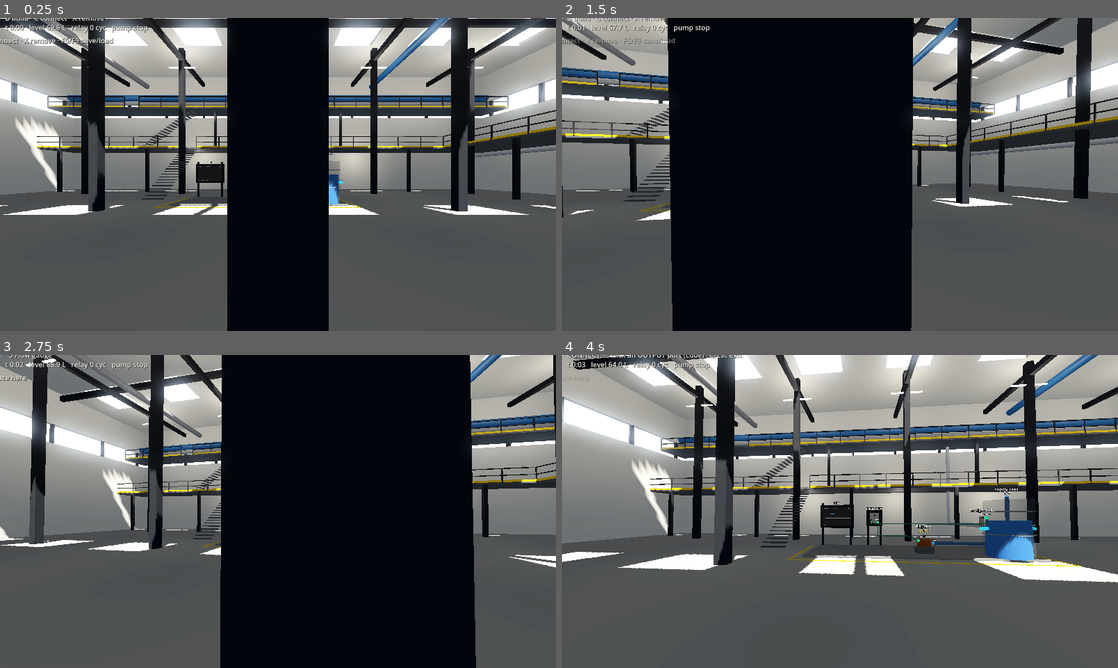
Above: before the commit, frames 1-4 (two rows, left to right).
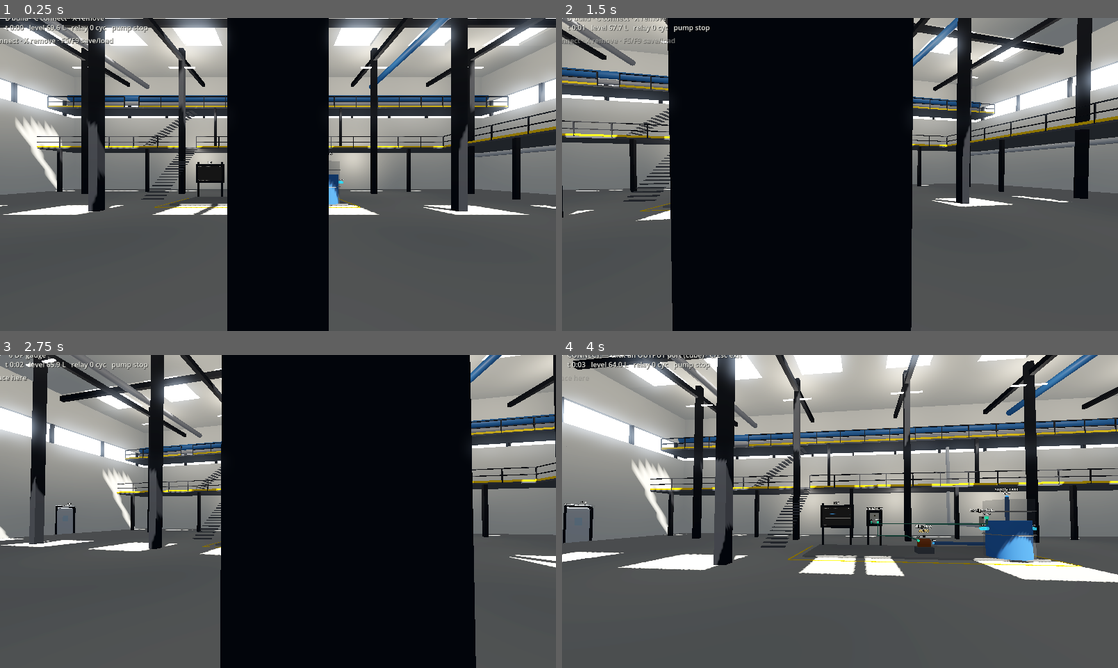
Above: after the commit, the same moments.

Repository: whharris917/flowstate
Game: Godot game, scene res://world/main.tscn
The game is run twice, just before and just after one commit, with the same random seed, the same clock (stepped at 60 frames per second) and the same inputs. Sound files missing from this copy of the repository are replaced by a short silence.
Inputs (mouse positions are in pixels of both pictures, inside the frame that each line leads up to):
- Up to frame 1 (0.25 s): no input
- Up to frame 2 (1.5 s): tap Enter at 0.5 s; move the mouse to (834, 180) at 0.52 s; hold E (interact) 0.53-1.28 s; hold W (move_forward) from 0.53 s (still down); click (834, 180) at 0.8 s; tap Space at 1.25 s; move the mouse to (878, 177) at 1.27 s; click (878, 177) at 1.35 s
- Up to frame 3 (2.75 s): keep holding W (move_forward); tap E (interact) at 1.55 s; tap Enter at 2 s; move the mouse to (233, 508) at 2.02 s; hold B (build_mode) from 2.03 s (still down); click (233, 508) at 2.3 s
- Up to frame 4 (4 s): tap Space at 2.75 s; move the mouse to (845, 511) at 2.77 s; release W (move_forward) at 2.78 s; release B (build_mode) at 2.78 s; hold A (move_left) 2.78-3.53 s; tap C (connect_mode) at 2.85 s; tap E (interact) at 3.05 s; move the mouse to (817, 505) at 3.52 s; hold W (move_forward) from 3.53 s (still down); hold X (delete_item) from 3.53 s (still down); click (817, 505) at 3.8 s

The runs differ from the first frame. In frame 1, less than 0.1% of the frame differs, in the area x 13-86%, y 28-29%; in frame 2, less than 0.1%; in frame 3, 0.3%, in the area x 1-100%, y 0-58%; in frame 4, 0.3%.

Commit message:
Aseptic suite: airlock cascade, gowning room, isolator with glove ports
New annex west of the hall: hall door -> airlock 1 -> gowning room
(bench, locker) -> airlock 2 -> aseptic core with an isolator (glass
chamber on a stand, two glove ports, scaled RTP hatch). Sliding doors
with portholes animate and block passage when closed.

The suite is honest, not decorative: a new PROCESS_PRESSURE layer and
an AirCascade kernel component (Python + GDScript) model per-room
gauge pressure from constant HVAC supply and door leakage — a little
through a closed door, a lot through an open one. Semi-implicit
integration keeps the stiff open-door case stable at 20 Hz. Three
wall-tapped DP gauges (new dp_pa gauge kind, Magnehelic-style) read
the real differentials: open both doors of an airlock and watch the
step collapse, close them and watch it recover. Door states and
pressures persist through save/load; pressures are historian tags.

DP gauge added to the build catalog (key 6). 41 Python tests including
cascade physics; the headless exercise verifies cascade ordering, DP
gauge agreement, and airlock collapse.

Co-Authored-By: Claude Fable 5 <noreply@anthropic.com>

Diff:
--- /dev/null
+++ b/game/components/aseptic_suite.gd
@@ -0,0 +1,189 @@
+class_name AsepticSuite
+extends Node3D
+## The aseptic annex west of the hall: airlock 1 -> gowning room ->
+## airlock 2 -> aseptic core, with an isolator (glove ports, RTP
+## hatch) in the core. Geometry is placeholder boxes; the truth is the
+## SimAirCascade record whose door states these views set and whose
+## room pressures the DP gauges read.
+##
+## All coordinates are world-space (the suite node sits at the world
+## origin). The hall's west wall has a matching cut at HALL_DOOR_Z0/Z1.
+
+const H := 3.2
+const T := 0.15
+const HALL_X := -22.0
+const HALL_DOOR_Z0 := -5.75
+const HALL_DOOR_Z1 := -4.25
+const HALL_DOOR_H := 2.5
+
+const COL_WALL := Color(0.92, 0.92, 0.90)
+const COL_FLOOR := Color(0.75, 0.76, 0.74)
+const COL_STEEL := Color(0.16, 0.17, 0.19)
+const COL_GLASS := Color(0.70, 0.80, 0.88, 0.35)
+
+# The cascade this suite realizes. PlantFactory builds the record from
+# these tables; the view builds the rooms from the same geometry.
+const ROOMS: Array[Dictionary] = [
+	{"id": "al1", "volume_m3": 12.0, "supply_lps": 12.0},
+	{"id": "gown", "volume_m3": 30.0, "supply_lps": 25.0},
+	{"id": "al2", "volume_m3": 12.0, "supply_lps": 15.0},
+	{"id": "core", "volume_m3": 80.0, "supply_lps": 60.0},
+	{"id": "iso", "volume_m3": 2.0, "supply_lps": 4.0},
+]
+const DOORS: Array[Dictionary] = [
+	{"id": "hall_al1", "a": "al1", "b": "ambient", "leak_closed": 3.0, "leak_open": 80.0},
+	{"id": "al1_gown", "a": "gown", "b": "al1", "leak_closed": 3.0, "leak_open": 80.0},
+	{"id": "gown_al2", "a": "al2", "b": "gown", "leak_closed": 3.0, "leak_open": 80.0},
+	{"id": "al2_core", "a": "core", "b": "al2", "leak_closed": 3.0, "leak_open": 80.0},
+	{"id": "iso_hatch", "a": "iso", "b": "core", "leak_closed": 0.12, "leak_open": 40.0},
+]
+
+var cascade: SimAirCascade
+
+
+func setup(cascade_: SimAirCascade) -> void:
+	cascade = cascade_
+	_build_shell()
+	_build_doors()
+	_build_isolator()
+	_build_furniture()
+	_build_lights()
+
+
+func _build_shell() -> void:
+	_slab(-39.5, HALL_X, -11.0, -1.0, -0.5, 0.0, COL_FLOOR)      # foundation
+	_slab(-39.5, HALL_X, -11.0, -1.0, H, H + 0.15, COL_WALL)     # roof
+
+	_wall_x(-25.0, -9.0, -3.0, -6.0)     # AL1 | gowning (door)
+	_wall_x(-28.6, -9.0, -3.0, -6.0)     # gowning | AL2 (door)
+	_wall_x(-31.2, -11.0, -1.0, -6.0)    # AL2 | core (door)
+	_wall_x(-39.5, -11.0, -1.0, NAN)     # far wall
+
+	_wall_z(-8.0, -25.0, HALL_X)         # AL1 shell
+	_wall_z(-4.0, -25.0, HALL_X)
+	_wall_z(-9.0, -28.6, -25.0)          # gowning shell
+	_wall_z(-3.0, -28.6, -25.0)
+	_wall_z(-8.0, -31.2, -28.6)          # AL2 shell
+	_wall_z(-4.0, -31.2, -28.6)
+	_wall_z(-11.0, -39.5, -31.2)         # core shell
+	_wall_z(-1.0, -39.5, -31.2)
+
+	for label_data: Array in [["AIRLOCK 1", -23.5, -6.05], ["GOWNING", -26.8, -3.2],
+			["AIRLOCK 2", -29.9, -6.05], ["ASEPTIC CORE", -35.3, -1.2]]:
+		var tag := ViewUtil.label(self, label_data[0], Vector3(label_data[1], 2.6, label_data[2]))
+		tag.font_size = 48
+
+
+func _build_doors() -> void:
+	_door(Vector3(HALL_X, 0, -5.0), "hall_al1", "AL-1 hall door")
+	_door(Vector3(-25.0, 0, -6.0), "al1_gown", "AL-1 gowning door")
+	_door(Vector3(-28.6, 0, -6.0), "gown_al2", "AL-2 gowning door")
+	_door(Vector3(-31.2, 0, -6.0), "al2_core", "AL-2 core door")
+
+
+func _door(pos: Vector3, door_id: String, label_: String) -> void:
+	var door := SuiteDoorView.new()
+	door.position = pos
+	add_child(door)
+	door.setup(cascade, door_id, label_)
+
+
+func _build_isolator() -> void:
+	var center := Vector3(-35.3, 0, -6.0)
+	for leg_offset: Vector3 in [Vector3(-1.0, 0, -0.4), Vector3(1.0, 0, -0.4),
+			Vector3(-1.0, 0, 0.4), Vector3(1.0, 0, 0.4)]:
+		ViewUtil.box(self, Vector3(0.08, 1.0, 0.08),
+			center + leg_offset + Vector3(0, 0.5, 0), ViewUtil.flat(COL_STEEL))
+	var shell := ViewUtil.flat(Color(0.80, 0.82, 0.84))
+	shell.metallic = 0.6
+	shell.roughness = 0.3
+	ViewUtil.box(self, Vector3(2.4, 0.12, 1.1), center + Vector3(0, 1.06, 0), shell)   # base tray
+	ViewUtil.box(self, Vector3(2.4, 0.12, 1.1), center + Vector3(0, 2.14, 0), shell)   # top
+	ViewUtil.box(self, Vector3(0.12, 1.1, 1.1), center + Vector3(-1.14, 1.6, 0), shell)
+	ViewUtil.box(self, Vector3(0.12, 1.1, 1.1), center + Vector3(1.14, 1.6, 0), shell)
+	var glass := ViewUtil.flat(COL_GLASS)
+	glass.transparency = BaseMaterial3D.TRANSPARENCY_ALPHA
+	var front := ViewUtil.box(self, Vector3(2.2, 1.0, 0.03), center + Vector3(0, 1.6, 0.53), glass)
+	front.cast_shadow = GeometryInstance3D.SHADOW_CASTING_SETTING_OFF
+	var back := ViewUtil.box(self, Vector3(2.2, 1.0, 0.03), center + Vector3(0, 1.6, -0.53), glass)
+	back.cast_shadow = GeometryInstance3D.SHADOW_CASTING_SETTING_OFF
+	ViewUtil.label(self, "isolator", center + Vector3(0, 2.6, 0))
+
+	for glove_data: Array in [[-0.6, 1], [0.6, 2]]:
+		var glove := GlovePortView.new()
+		glove.position = center + Vector3(glove_data[0], 1.45, 0.55)
+		add_child(glove)
+		glove.setup(glove_data[1])
+
+	# Rapid-transfer hatch on the west end, scaled-down sliding door.
+	var hatch := SuiteDoorView.new()
+	hatch.position = center + Vector3(-1.2, 1.15, 0)
+	hatch.rotation_degrees = Vector3(0, 90, 0)
+	hatch.scale = Vector3(0.35, 0.35, 0.35)
+	add_child(hatch)
+	hatch.setup(cascade, "iso_hatch", "RTP hatch")
+
+
+func _build_furniture() -> void:
+	# Gowning bench and locker — set dressing for the gowning ritual.
+	ViewUtil.box(self, Vector3(1.8, 0.08, 0.4), Vector3(-26.8, 0.45, -8.3),
+		ViewUtil.flat(Color(0.70, 0.68, 0.60)))
+	for leg_x: float in [-27.6, -26.0]:
+		ViewUtil.box(self, Vector3(0.06, 0.45, 0.34), Vector3(leg_x, 0.225, -8.3),
+			ViewUtil.flat(COL_STEEL))
+	ViewUtil.box(self, Vector3(0.5, 2.0, 1.6), Vector3(-25.45, 1.0, -3.9),
+		ViewUtil.flat(Color(0.55, 0.58, 0.62)))
+	# Ceiling supply diffusers — the cascade's air, made visible.
+	for diffuser: Vector3 in [Vector3(-23.5, 0, -6), Vector3(-26.8, 0, -6),
+			Vector3(-29.9, 0, -6), Vector3(-33.5, 0, -6), Vector3(-37.0, 0, -6)]:
+		ViewUtil.box(self, Vector3(0.5, 0.06, 0.5), Vector3(diffuser.x, H - 0.04, diffuser.z),
+			ViewUtil.flat(Color(0.82, 0.83, 0.85)))
+
+
+func _build_lights() -> void:
+	for light_pos: Vector3 in [Vector3(-23.5, 0, -6), Vector3(-26.8, 0, -6),
+			Vector3(-29.9, 0, -6), Vector3(-33.5, 0, -6), Vector3(-37.0, 0, -6)]:
+		var strip := ViewUtil.box(self, Vector3(1.0, 0.05, 0.12),
+			Vector3(light_pos.x, H - 0.12, light_pos.z), ViewUtil.glow(Color(0.93, 0.96, 1.0), 2.0))
+		strip.cast_shadow = GeometryInstance3D.SHADOW_CASTING_SETTING_OFF
+		var light := OmniLight3D.new()
+		light.position = Vector3(light_pos.x, H - 0.4, light_pos.z)
+		light.light_energy = 0.85
+		light.light_color = Color(0.93, 0.96, 1.0)
+		light.omni_range = 5.5
+		add_child(light)
+
+
+func _wall_x(x: float, z0: float, z1: float, door_z: float) -> void:
+	if is_nan(door_z):
+		_slab(x - T / 2.0, x + T / 2.0, z0, z1, 0.0, H, COL_WALL)
+		return
+	var opening_half := 0.68
+	_slab(x - T / 2.0, x + T / 2.0, z0, door_z - opening_half, 0.0, H, COL_WALL)
+	_slab(x - T / 2.0, x + T / 2.0, door_z + opening_half, z1, 0.0, H, COL_WALL)
+	_slab(x - T / 2.0, x + T / 2.0, door_z - opening_half, door_z + opening_half,
+		2.3, H, COL_WALL)
+
+
+func _wall_z(z: float, x0: float, x1: float) -> void:
+	_slab(x0, x1, z - T / 2.0, z + T / 2.0, 0.0, H, COL_WALL)
+
+
+func _slab(x0: float, x1: float, z0: float, z1: float, y0: float, y1: float,
+		color: Color) -> void:
+	var size := Vector3(x1 - x0, y1 - y0, z1 - z0)
+	var pos := Vector3((x0 + x1) / 2.0, (y0 + y1) / 2.0, (z0 + z1) / 2.0)
+	var body := StaticBody3D.new()
+	body.position = pos
+	var shape := CollisionShape3D.new()
+	var box := BoxShape3D.new()
+	box.size = size
+	shape.shape = box
+	body.add_child(shape)
+	var mesh := MeshInstance3D.new()
+	var box_mesh := BoxMesh.new()
+	box_mesh.size = size
+	mesh.mesh = box_mesh
+	mesh.material_override = ViewUtil.flat(color)
+	body.add_child(mesh)
+	add_child(body)
--- a/game/components/gauge_view.gd
+++ b/game/components/gauge_view.gd
@@ -39,7 +39,7 @@
 
 
 func describe() -> String:
-	var wired := "wired" if gauge.process.wire_count > 0 else "NOT CONNECTED"
+	var wired := "wired" if gauge.is_wired() else "NOT CONNECTED"
 	return "%s — %.2f %s (%s)\nfull scale %.0f %s" % [
 		gauge.comp_name, gauge.reading, gauge.units(), wired,
 		gauge.full_scale(), gauge.units()]
--- /dev/null
+++ b/game/components/glove_port_view.gd
@@ -0,0 +1,29 @@
+class_name GlovePortView
+extends Node3D
+## One isolator glove port: ring, sleeve, and an engage/release toggle.
+## Placeholder for the real glove-manipulation vignette (GDD 3.4) —
+## engagement state is view-side only for now and is flagged as such.
+
+var engaged := false
+var index: int
+
+
+func setup(index_: int) -> void:
+	index = index_
+	var ring := ViewUtil.cylinder(self, 0.16, 0.06, Vector3.ZERO,
+		ViewUtil.flat(Color(0.16, 0.17, 0.19)))
+	ring.rotation_degrees = Vector3(90, 0, 0)
+	var glove := ViewUtil.cylinder(self, 0.11, 0.5, Vector3(0, 0, -0.28),
+		ViewUtil.flat(Color(0.10, 0.10, 0.11)))
+	glove.rotation_degrees = Vector3(90, 0, 0)
+	ViewUtil.interact_body(self, Vector3(0.35, 0.35, 0.3), Vector3.ZERO)
+
+
+func describe() -> String:
+	return "glove port %d — %s\n[E] %s" % [index,
+		"hands in" if engaged else "empty",
+		"withdraw" if engaged else "reach in"]
+
+
+func use() -> void:
+	engaged = not engaged
--- a/game/components/plant_factory.gd
+++ b/game/components/plant_factory.gd
@@ -10,6 +10,7 @@
 	{"type": "relay", "label": "Relay cabinet"},
 	{"type": "gauge_level", "label": "Pressure gauge"},
 	{"type": "gauge_flow", "label": "Flow gauge"},
+	{"type": "gauge_dp", "label": "DP gauge"},
 ]
 
 # Ghost/collision footprint (x, y, z) and the view's y-offset when the
@@ -20,11 +21,13 @@
 	"relay": Vector3(1.0, 2.2, 0.55),
 	"gauge_level": Vector3(0.5, 1.8, 0.5),
 	"gauge_flow": Vector3(0.5, 1.8, 0.5),
+	"gauge_dp": Vector3(0.5, 1.8, 0.5),
 	"float_switch": Vector3(0.25, 0.6, 0.25),
 }
 const Y_OFFSETS := {
 	"tank": 0.0, "pump": 0.0, "relay": 1.5,
-	"gauge_level": 0.0, "gauge_flow": 0.0, "float_switch": 0.0,
+	"gauge_level": 0.0, "gauge_flow": 0.0, "gauge_dp": 0.0,
+	"float_switch": 0.0, "air_cascade": 0.0,
 }
 
 # Where each port's marker sits in the view's local space.
@@ -35,6 +38,16 @@
 	"float_switch": {"level": Vector3(0, -0.22, 0.12), "contact": Vector3(0.14, 0.2, 0.1)},
 	"gauge_level": {"process": Vector3(0, 0.25, 0.1), "signal": Vector3(0.2, 1.32, 0)},
 	"gauge_flow": {"process": Vector3(0, 0.25, 0.1), "signal": Vector3(0.2, 1.32, 0)},
+	"gauge_dp": {"process_a": Vector3(-0.12, 0.25, 0.1), "process_b": Vector3(0.12, 0.25, 0.1),
+		"signal": Vector3(0.2, 1.32, 0)},
+	# Pressure taps sit on the suite's walls, near the ceiling.
+	"air_cascade": {
+		"p_al1": Vector3(-23.5, 2.5, -4.35),
+		"p_gown": Vector3(-26.8, 2.5, -3.35),
+		"p_al2": Vector3(-29.9, 2.5, -4.35),
+		"p_core": Vector3(-33.0, 2.5, -1.35),
+		"p_iso": Vector3(-35.3, 2.3, -5.6),
+	},
 }
 
 const KIND_COLORS := {
@@ -42,6 +55,7 @@
 	SimTypes.PortKind.SIGNAL_ANALOG: Color(0.92, 0.60, 0.10),
 	SimTypes.PortKind.PROCESS_FLOW: Color(0.16, 0.47, 0.84),
 	SimTypes.PortKind.PROCESS_LEVEL: Color(0.15, 0.65, 0.80),
+	SimTypes.PortKind.PROCESS_PRESSURE: Color(0.58, 0.40, 0.85),
 }
 
 
@@ -72,6 +86,10 @@
 				params.get("liters_per_meter", 45.45)))
 		"gauge_flow":
 			return sim.add(SimGauge.new(name_, "flow"))
+		"gauge_dp":
+			return sim.add(SimGauge.new(name_, "dp_pa"))
+		"air_cascade":
+			return sim.add(SimAirCascade.new(name_, AsepticSuite.ROOMS, AsepticSuite.DOORS))
 	push_error("unknown equipment type '%s'" % type_id)
 	return null
 
@@ -88,8 +106,10 @@
 			view = RelayView.new()
 		"float_switch":
 			view = FloatSwitchView.new()
-		"gauge_level", "gauge_flow":
+		"gauge_level", "gauge_flow", "gauge_dp":
 			view = GaugeView.new()
+		"air_cascade":
+			view = AsepticSuite.new()
 	if view == null:
 		push_error("unknown equipment type '%s'" % type_id)
 		return null
--- /dev/null
+++ b/game/components/suite_door_view.gd
@@ -0,0 +1,64 @@
+class_name SuiteDoorView
+extends Node3D
+## A sliding cleanroom door. Its open/closed truth lives in the
+## SimAirCascade door registry; this view animates the leaf and lets
+## the player toggle it with E. No interlocks yet — Tier 0 doors.
+## The DP gauges will tell you why interlocks exist.
+
+const WIDTH := 1.2
+const HEIGHT := 2.2
+
+var cascade: SimAirCascade
+var door_id: String
+var label_text: String
+var _leaf: MeshInstance3D
+var _block_shape: CollisionShape3D
+var _slide: float = 0.0  # 0 closed, 1 open
+
+
+func setup(cascade_: SimAirCascade, door_id_: String, label_: String) -> void:
+	cascade = cascade_
+	door_id = door_id_
+	label_text = label_
+	for side: float in [-1.0, 1.0]:
+		ViewUtil.box(self, Vector3(0.1, HEIGHT + 0.2, 0.16),
+			Vector3(0, HEIGHT / 2.0, side * (WIDTH / 2.0 + 0.05)),
+			ViewUtil.flat(Color(0.16, 0.17, 0.19)))
+	ViewUtil.box(self, Vector3(0.1, 0.1, WIDTH + 0.2),
+		Vector3(0, HEIGHT + 0.15, 0), ViewUtil.flat(Color(0.16, 0.17, 0.19)))
+	var leaf_mat := ViewUtil.flat(Color(0.88, 0.90, 0.92))
+	leaf_mat.metallic = 0.3
+	leaf_mat.roughness = 0.4
+	_leaf = ViewUtil.box(self, Vector3(0.08, HEIGHT, WIDTH), Vector3(0, HEIGHT / 2.0, 0), leaf_mat)
+	# Porthole window.
+	var window_mat := ViewUtil.flat(Color(0.6, 0.75, 0.85, 0.5))
+	window_mat.transparency = BaseMaterial3D.TRANSPARENCY_ALPHA
+	ViewUtil.box(_leaf, Vector3(0.09, 0.5, 0.35), Vector3(0, 0.25, 0), window_mat)
+	ViewUtil.label(self, label_text, Vector3(0, HEIGHT + 0.45, 0))
+	ViewUtil.interact_body(self, Vector3(0.4, HEIGHT, WIDTH), Vector3(0, HEIGHT / 2.0, 0))
+	# A closed door is solid; the shape disables while it stands open.
+	var blocker := StaticBody3D.new()
+	_block_shape = CollisionShape3D.new()
+	var box := BoxShape3D.new()
+	box.size = Vector3(0.1, HEIGHT, WIDTH)
+	_block_shape.shape = box
+	blocker.add_child(_block_shape)
+	blocker.position = Vector3(0, HEIGHT / 2.0, 0)
+	add_child(blocker)
+
+
+func _process(delta: float) -> void:
+	var target := 1.0 if cascade.is_door_open(door_id) else 0.0
+	_slide = move_toward(_slide, target, delta * 2.0)
+	_leaf.position.z = _slide * WIDTH * 0.95
+	_block_shape.set_deferred("disabled", _slide > 0.6)
+
+
+func describe() -> String:
+	return "%s — %s\n[E] %s" % [label_text,
+		"OPEN" if cascade.is_door_open(door_id) else "closed",
+		"close" if cascade.is_door_open(door_id) else "open"]
+
+
+func use() -> void:
+	cascade.set_door(door_id, not cascade.is_door_open(door_id))
--- a/game/project.godot
+++ b/game/project.godot
@@ -100,6 +100,11 @@
 "events": [Object(InputEventKey,"resource_local_to_scene":false,"resource_name":"","device":-1,"window_id":0,"alt_press …(190 unchanged characters)…
 ]
 }
+catalog_6={
+"deadzone": 0.5,
+"events": [Object(InputEventKey,"resource_local_to_scene":false,"resource_name":"","device":-1,"window_id":0,"alt_pressed":false,"shift_pressed":false,"ctrl_pressed":false,"meta_pressed":false,"pressed":false,"keycode":0,"physical_keycode":54,"key_label":0,"unicode":0,"location":0,"echo":false,"script":null)
+]
+}
 quicksave={
 "deadzone": 0.5,
 "events": [Object(InputEventKey,"resource_local_to_scene":false,"resource_name":"","device":-1,"window_id":0,"alt_press …(195 unchanged characters)…
--- /dev/null
+++ b/game/sim/sim_air_cascade.gd
@@ -0,0 +1,96 @@
+class_name SimAirCascade
+extends SimComponent
+## Room-pressure cascade for a cleanroom suite. Rooms hold gauge
+## pressure (Pa) fed by constant HVAC supply; air leaks between rooms
+## (and to ambient) through doors — a little when closed, a lot when
+## open. Open both doors of an airlock and the cascade collapses,
+## which the DP gauges will show. One pressure output port per room.
+## Semi-implicit integration (own room implicit, neighbors explicit)
+## so the huge open-door leak stays numerically stable.
+##
+## rooms: [{"id", "volume_m3", "supply_lps"}]
+## doors: [{"id", "a", "b", "leak_closed", "leak_open"}], a/b room ids
+##        or "ambient" (0 Pa).
+
+const PRESSURE_RATE := 10.0  # Pa per (L/s imbalance) per m3, per second
+
+var rooms: Dictionary = {}       # id -> room config
+var doors: Dictionary = {}       # id -> door config
+var pressures: Dictionary = {}   # id -> Pa
+var door_open: Dictionary = {}   # id -> bool
+
+var _ports: Dictionary = {}      # room id -> SimOutputPort
+
+
+func _init(name_: String, rooms_: Array, doors_: Array) -> void:
+	super(name_)
+	assert(not rooms_.is_empty(), "cascade needs at least one room")
+	for room: Dictionary in rooms_:
+		rooms[room["id"]] = room
+		pressures[room["id"]] = 0.0
+		_ports[room["id"]] = add_output("p_%s" % room["id"], SimTypes.PortKind.PROCESS_PRESSURE)
+	for door: Dictionary in doors_:
+		doors[door["id"]] = door
+		door_open[door["id"]] = false
+		for end: String in [door["a"], door["b"]]:
+			assert(end == "ambient" or rooms.has(end), "door references unknown room")
+
+
+func set_door(door_id: String, is_open: bool) -> void:
+	if not door_open.has(door_id):
+		push_error("unknown door '%s'" % door_id)
+		return
+	door_open[door_id] = is_open
+
+
+func is_door_open(door_id: String) -> bool:
+	return bool(door_open.get(door_id, false))
+
+
+func _pressure_of(end: String) -> float:
+	return 0.0 if end == "ambient" else float(pressures[end])
+
+
+func tick(dt: float) -> void:
+	var sum_c := {}
+	var sum_cp := {}
+	for rid: String in rooms:
+		sum_c[rid] = 0.0
+		sum_cp[rid] = 0.0
+	for did: String in doors:
+		var door: Dictionary = doors[did]
+		var coeff := float(door.get("leak_open", 80.0)) if door_open[did] \
+			else float(door.get("leak_closed", 3.0))
+		var a: String = door["a"]
+		var b: String = door["b"]
+		if a != "ambient":
+			sum_c[a] += coeff
+			sum_cp[a] += coeff * _pressure_of(b)
+		if b != "ambient":
+			sum_c[b] += coeff
+			sum_cp[b] += coeff * _pressure_of(a)
+	var new_pressures := {}
+	for rid: String in rooms:
+		var room: Dictionary = rooms[rid]
+		var gain := PRESSURE_RATE / float(room["volume_m3"]) * dt
+		new_pressures[rid] = (float(pressures[rid]) + gain * (float(room["supply_lps"]) + float(sum_cp[rid]))) \
+			/ (1.0 + gain * float(sum_c[rid]))
+	for rid: String in rooms:
+		pressures[rid] = new_pressures[rid]
+		(_ports[rid] as SimOutputPort).value = new_pressures[rid]
+
+
+func state_dict() -> Dictionary:
+	return {"pressures": pressures.duplicate(), "doors": door_open.duplicate()}
+
+
+func apply_state(state: Dictionary) -> void:
+	var saved_p: Dictionary = state.get("pressures", {})
+	for rid: String in saved_p:
+		if pressures.has(rid):
+			pressures[rid] = float(saved_p[rid])
+			(_ports[rid] as SimOutputPort).value = pressures[rid]
+	var saved_d: Dictionary = state.get("doors", {})
+	for did: String in saved_d:
+		if door_open.has(did):
+			door_open[did] = bool(saved_d[did])
--- a/game/sim/sim_gauge.gd
+++ b/game/sim/sim_gauge.gd
@@ -8,40 +8,60 @@
 ## The reading is mirrored on an analog signal output so it can later
 ## feed controllers — a gauge today, a transmitter when wired.
 
-const KINDS: Array[String] = ["level_kpa", "flow"]
+const KINDS: Array[String] = ["level_kpa", "flow", "dp_pa"]
 const WATER_KPA_PER_M := 9.81
 
 var kind: String
 var liters_per_meter: float
 var reading: float = 0.0
 
-var process: SimInputPort
+var process: SimInputPort        # level_kpa / flow kinds
+var process_a: SimInputPort      # dp_pa kind
+var process_b: SimInputPort
 var signal_out: SimOutputPort
 
 
 func _init(name_: String, kind_: String, liters_per_meter_: float = 45.45) -> void:
 	super(name_)
-	assert(KINDS.has(kind_), "kind must be level_kpa or flow")
+	assert(KINDS.has(kind_), "kind must be level_kpa, flow, or dp_pa")
 	assert(liters_per_meter_ > 0.0, "liters_per_meter must be positive")
 	kind = kind_
 	liters_per_meter = liters_per_meter_
-	var port_kind := SimTypes.PortKind.PROCESS_LEVEL if kind == "level_kpa" \
-		else SimTypes.PortKind.PROCESS_FLOW
-	process = add_input("process", port_kind)
+	if kind == "dp_pa":
+		process_a = add_input("process_a", SimTypes.PortKind.PROCESS_PRESSURE)
+		process_b = add_input("process_b", SimTypes.PortKind.PROCESS_PRESSURE)
+	else:
+		var port_kind := SimTypes.PortKind.PROCESS_LEVEL if kind == "level_kpa" \
+			else SimTypes.PortKind.PROCESS_FLOW
+		process = add_input("process", port_kind)
 	signal_out = add_output("signal", SimTypes.PortKind.SIGNAL_ANALOG)
 	add_observable("reading", &"reading")
 
 
 func units() -> String:
-	return "kPa" if kind == "level_kpa" else "L/s"
+	match kind:
+		"level_kpa": return "kPa"
+		"dp_pa": return "Pa"
+	return "L/s"
 
 
 func full_scale() -> float:
-	return 30.0 if kind == "level_kpa" else 6.0
+	match kind:
+		"level_kpa": return 30.0
+		"dp_pa": return 60.0
+	return 6.0
+
+
+func is_wired() -> bool:
+	if kind == "dp_pa":
+		return process_a.wire_count > 0 and process_b.wire_count > 0
+	return process.wire_count > 0
 
 
 func tick(_dt: float) -> void:
-	if kind == "level_kpa":
+	if kind == "dp_pa":
+		reading = process_a.value - process_b.value
+	elif kind == "level_kpa":
 		reading = process.value / liters_per_meter * WATER_KPA_PER_M
 	else:
 		reading = process.value
--- a/game/sim/sim_types.gd
+++ b/game/sim/sim_types.gd
@@ -6,7 +6,7 @@
 ## GDScript static typing simple, and the historian stores floats anyway.
 
 
-enum PortKind { SIGNAL_DISCRETE, SIGNAL_ANALOG, PROCESS_FLOW, PROCESS_LEVEL }
+enum PortKind { SIGNAL_DISCRETE, SIGNAL_ANALOG, PROCESS_FLOW, PROCESS_LEVEL, PROCESS_PRESSURE }
 
 
 static func is_summing(kind: PortKind) -> bool:
--- a/game/world/main.gd
+++ b/game/world/main.gd
@@ -110,10 +110,19 @@
 	_static_box(Vector3(ROOM_W, 0.5, ROOM_D), Vector3(0, -0.25, 0), COL_FLOOR)
 	_static_box(Vector3(9.2, 0.08, 3.4), Vector3(-1.0, 0.04, -3.2), COL_PLINTH)
 
-	# End walls (x = +-22): solid below, one glazed band up high.
+	# End walls (x = +-22): solid below, one glazed band up high. The
+	# west wall carries the doorway into the aseptic annex.
 	for side: float in [-1.0, 1.0]:
 		var wall_x := side * half_w
-		_static_box(Vector3(WALL_T, 7.6, ROOM_D), Vector3(wall_x, 3.8, 0), COL_WALL)
+		if side < 0.0:
+			var z0 := AsepticSuite.HALL_DOOR_Z0
+			var z1 := AsepticSuite.HALL_DOOR_Z1
+			var door_h := AsepticSuite.HALL_DOOR_H
+			_static_box(Vector3(WALL_T, 7.6, z0 + half_d), Vector3(wall_x, 3.8, (-half_d + z0) / 2.0), COL_WALL)
+			_static_box(Vector3(WALL_T, 7.6, half_d - z1), Vector3(wall_x, 3.8, (z1 + half_d) / 2.0), COL_WALL)
+			_static_box(Vector3(WALL_T, 7.6 - door_h, z1 - z0), Vector3(wall_x, (door_h + 7.6) / 2.0, (z0 + z1) / 2.0), COL_WALL)
+		else:
+			_static_box(Vector3(WALL_T, 7.6, ROOM_D), Vector3(wall_x, 3.8, 0), COL_WALL)
 		_static_box(Vector3(WALL_T, ROOM_H - 9.2, ROOM_D), Vector3(wall_x, (9.2 + ROOM_H) / 2.0, 0), COL_WALL)
 		for post_z: float in [-12.0, -8.0, -4.0, 0.0, 4.0, 8.0, 12.0]:
 			_static_box(Vector3(WALL_T, 1.6, 0.14), Vector3(wall_x, 8.4, post_z), COL_STEEL)
--- a/game/world/plant.gd
+++ b/game/world/plant.gd
@@ -57,6 +57,26 @@
 	var pump2 := place_new("pump", _world(Vector3(6.0, 0.0, -1.0)), 0.0)
 	if pump2 == null or not remove_equipment(pump2.comp_name):
 		problems.append("place/remove pump failed")
+	# Let the air cascade settle, then verify ordering and the DP gauge.
+	for _i in 2400:
+		sim.tick()
+	var cascade := sim.get_component("suite_hvac") as SimAirCascade
+	var p: Dictionary = cascade.pressures
+	if not (0.0 < float(p["al1"]) and float(p["al1"]) < float(p["gown"])
+			and float(p["gown"]) < float(p["al2"]) and float(p["al2"]) < float(p["core"])
+			and float(p["core"]) < float(p["iso"])):
+		problems.append("cascade ordering wrong: %s" % str(p))
+	var pdi := sim.get_component("pdi_iso") as SimGauge
+	if absf(pdi.reading - (float(p["iso"]) - float(p["core"]))) > 0.5:
+		problems.append("dp gauge disagrees with cascade")
+	cascade.set_door("gown_al2", true)
+	cascade.set_door("al2_core", true)
+	for _i in 600:
+		sim.tick()
+	if float(cascade.pressures["core"]) - float(cascade.pressures["gown"]) > 5.0:
+		problems.append("open airlock failed to collapse the step")
+	cascade.set_door("gown_al2", false)
+	cascade.set_door("al2_core", false)
 	if remove_equipment("supply_tank"):
 		problems.append("protected equipment was removable")
 	var real_path := save_path
@@ -117,8 +137,10 @@
 			(view as RelayView).setup(record as SimRelay)
 		"float_switch":
 			(view as FloatSwitchView).setup(record as SimFloatSwitch)
-		"gauge_level", "gauge_flow":
+		"gauge_level", "gauge_flow", "gauge_dp":
 			(view as GaugeView).setup(record as SimGauge)
+		"air_cascade":
+			(view as AsepticSuite).setup(record as SimAirCascade)
 	PlantFactory.attach_port_markers(view, record, type_id)
 	views[record.comp_name] = view
 	equip_types[record.comp_name] = type_id
@@ -222,6 +244,22 @@
 	connect_equipment("level_switch", "contact", "pump_relay", "coil")
 	connect_equipment("pump_relay", "contact", "fill_pump", "run")
 	connect_equipment("fill_pump", "flow", "supply_tank", "in_flow")
+	_build_aseptic_suite()
+
+
+func _build_aseptic_suite() -> void:
+	# The suite view builds its own world-space geometry; keep its node
+	# at global y=0 (plant sits 0.08 up on the plinth).
+	place("air_cascade", "suite_hvac", {}, _world(Vector3(0, -0.08, 0)), 0.0, true)
+	var gauge_specs: Array = [
+		["pdi_gown", Vector3(-27.9, -0.08, -8.2), "p_gown", "p_al1"],
+		["pdi_core", Vector3(-32.2, -0.08, -7.3), "p_core", "p_al2"],
+		["pdi_iso", Vector3(-34.2, -0.08, -6.9), "p_iso", "p_core"],
+	]
+	for spec: Array in gauge_specs:
+		place("gauge_dp", spec[0], {}, _world(spec[1]), 0.0, true)
+		connect_equipment("suite_hvac", spec[2], spec[0], "process_a")
+		connect_equipment("suite_hvac", spec[3], spec[0], "process_b")
 
 
 func _world(local: Vector3) -> Vector3:
Not shown, added: game/components/aseptic_suite.gd.uid
Not shown, added: game/components/glove_port_view.gd.uid
Not shown, added: game/components/suite_door_view.gd.uid
Not shown, added: game/sim/sim_air_cascade.gd.uid
